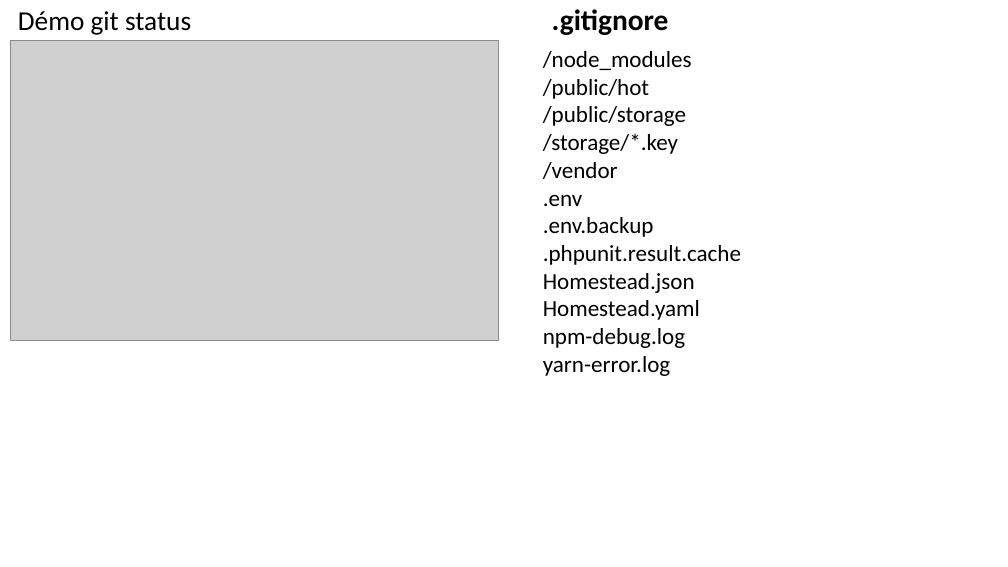
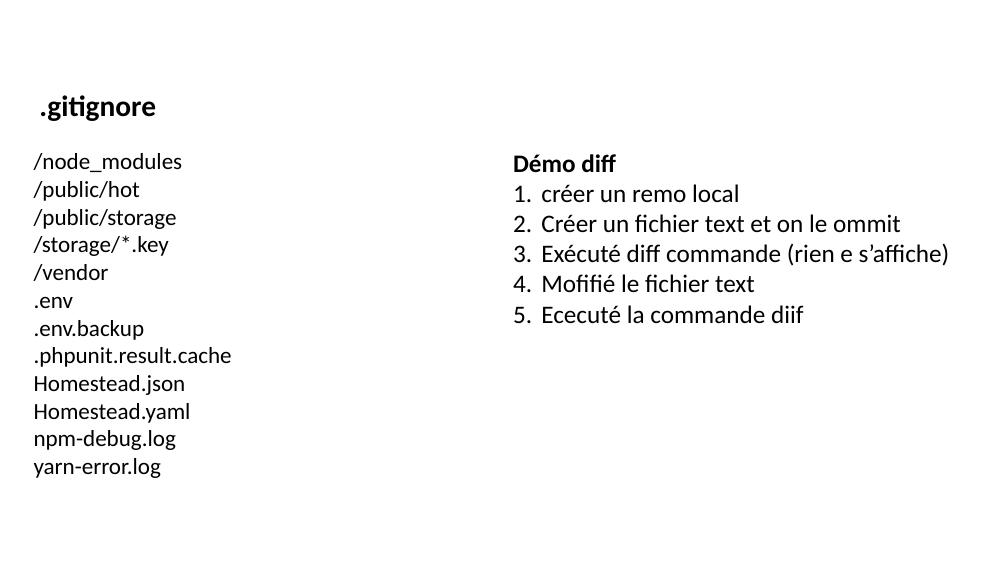
Before and after one commit to belakebiboussad/form, a slide deck: slide 34 of Formation Git.pptx (slide 33 before the commit). Drawn at 1008x567 pixels with LibreOffice and Linux fonts; fonts in the diff are those of the drawing; grey boxes stand for pictures. Boxes give left, top, right and bottom in pixels: in the first picture for what was removed or moved away, otherwise in the second. Text is boxed around its words. In the diff, an @@ line names an element or a change of style, - is before the commit and + after.

```diff
--- a/Formation Git.pptx
+++ b/Formation Git.pptx
@@ text removed at (18, 11, 191, 35) @@
-Démo git status
@@ picture removed at (11, 41, 498, 341) @@
@@ text ".gitignore": place and size @@
-text ".gitignore" at (552, 9, 669, 35)
+text ".gitignore" at (39, 95, 156, 121)
@@ text "/node_modules": place and size @@
-text "/node_modules" at (543, 51, 741, 376)
+text "/node_modules" at (34, 153, 232, 478)
@@ text added at (513, 154, 950, 324), 24 pt, text #000000 @@
+Démo diff
+1. créer un remo local
+2. Créer un fichier text et on le ommit
+3. Exécuté diff commande (rien e s’affiche)
+4. Mofifié le fichier text
+5. Ececuté la commande diif
```
Also in this commit, not shown: 17 other slides changed, 6 slides added, 6 slides removed, 3 other files.
